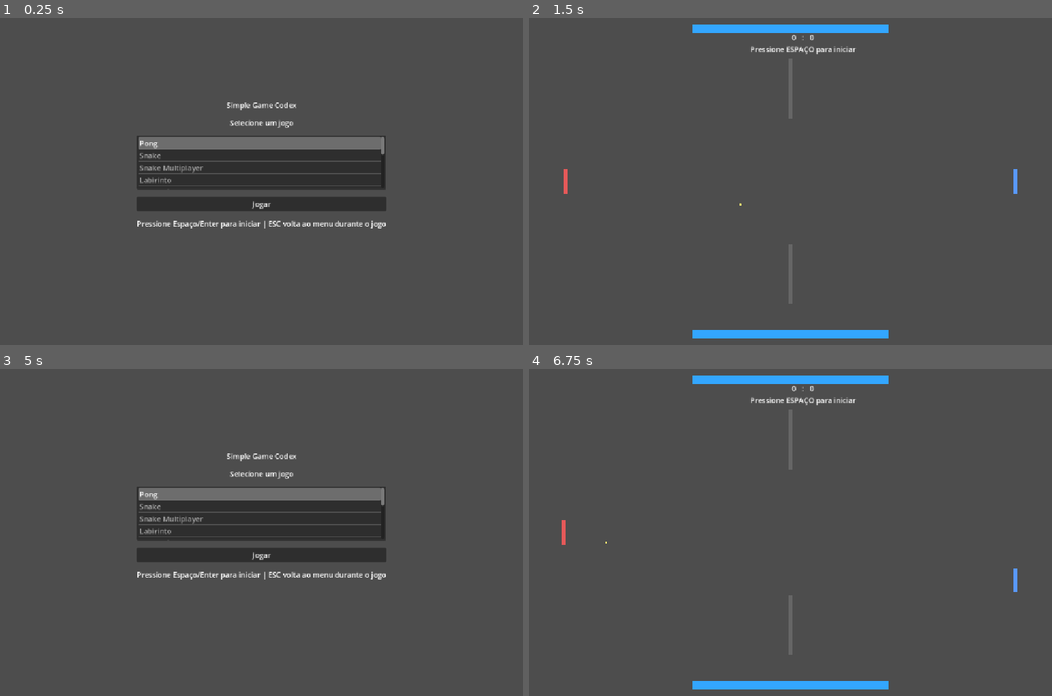
Above: before the commit, frames 1-4 (two rows, left to right).
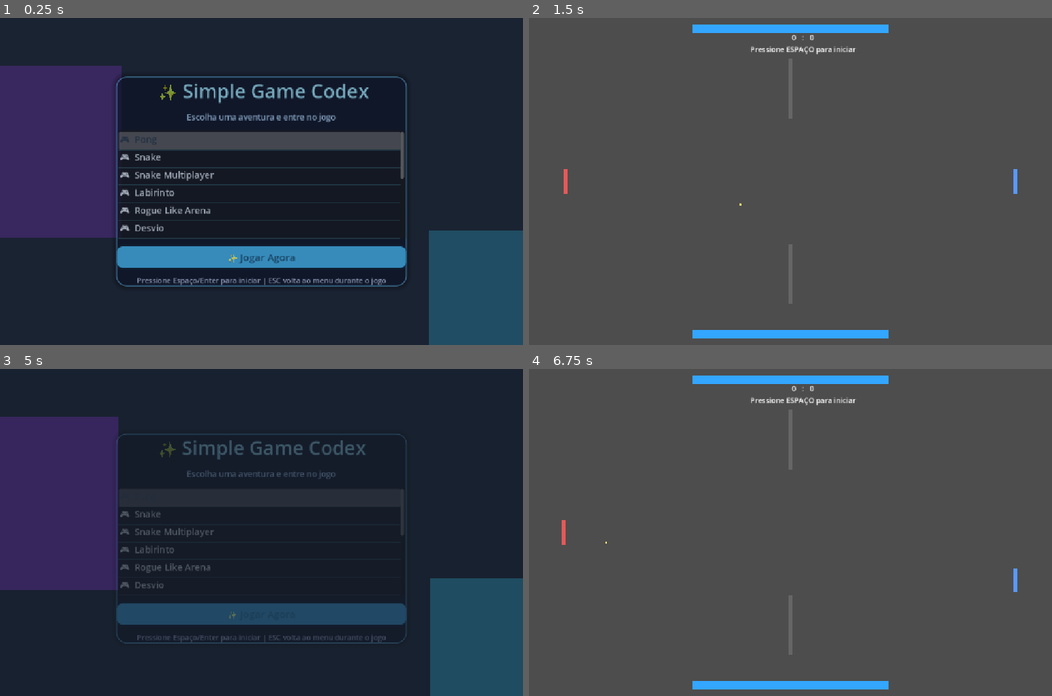
Above: after the commit, the same moments.

Repository: vmagione/Simple-games-prototypes
Game: Godot game, scene res://Scenes/Menu.tscn
Same seed, same stepped clock (60 frames per second), same inputs: the game is played once before the commit and once after it.
Inputs:
- Up to frame 1 (0.25 s): no input
- Up to frame 2 (1.5 s): click "Jogar" (after the commit: "✨ Jogar Agora") at 0.5 s; tap Space at 1.25 s; hold Right (ui_right) from 1.28 s (still down); tap A (guitar_lane_a) at 1.35 s
- Up to frame 3 (5 s): tap Enter (ui_accept) at 1.52, 2.27, 3.77, 4.52 s; tap Space every 0.75 s from 2 to 4.25 s; release Right (ui_right) at 2.03 s; hold Down (ui_down) 2.03-2.78 s; tap D (guitar_lane_d) at 2.1 s; hold Right (ui_right) 2.78-3.53 s; tap F (guitar_lane_f) at 2.85 s; hold Up (ui_up) 3.53-4.28 s; tap S (guitar_lane_s) at 3.6 s; hold Left (ui_left) from 4.28 s (still down); hold E (mine_block) from 4.28 s (still down); tap Escape (ui_cancel) at 4.9 s
- Up to frame 4 (6.75 s): release Left (ui_left) at 5 s; release E (mine_block) at 5 s; click "Jogar" (after the commit: "✨ Jogar Agora") at 5 s; tap Space at 5.75 s; hold Left (ui_left) 5.78-6.53 s; tap Q (place_block) at 5.85 s; tap Enter (ui_accept) at 6.02 s; hold Down (ui_down) from 6.53 s (still down); tap A (guitar_lane_a) at 6.6 s

The runs differ from the first frame. In frame 1, 98% of the frame differs, in the area x 0-100%, y 0-100%; in frame 2, nothing differs; in frame 3, 98%; in frame 4, nothing differs.

Commit message:
Revamp menu visuals with animated styling

Diff:
--- a/Scenes/Menu.tscn
+++ b/Scenes/Menu.tscn
@@ -11,6 +11,33 @@
 grow_vertical = 2
 script = ExtResource("1_menu")
 
+[node name="Background" type="ColorRect" parent="."]
+layout_mode = 1
+anchors_preset = 15
+anchor_right = 1.0
+anchor_bottom = 1.0
+grow_horizontal = 2
+grow_vertical = 2
+color = Color(0.08, 0.09, 0.15, 1)
+
+[node name="BlobLeft" type="ColorRect" parent="."]
+custom_minimum_size = Vector2(380, 380)
+layout_mode = 0
+offset_left = -120.0
+offset_top = 80.0
+offset_right = 260.0
+offset_bottom = 460.0
+color = Color(0.63, 0.22, 1, 0.22)
+
+[node name="BlobRight" type="ColorRect" parent="."]
+custom_minimum_size = Vector2(340, 340)
+layout_mode = 0
+offset_left = 780.0
+offset_top = 300.0
+offset_right = 1120.0
+offset_bottom = 640.0
+color = Color(0.2, 0.82, 1, 0.24)
+
 [node name="MarginContainer" type="MarginContainer" parent="."]
 layout_mode = 1
 anchors_preset = 8
@@ -18,38 +45,42 @@
 anchor_top = 0.5
 anchor_right = 0.5
 anchor_bottom = 0.5
-offset_left = -220.0
-offset_top = -180.0
-offset_right = 220.0
-offset_bottom = 180.0
+offset_left = -320.0
+offset_top = -230.0
+offset_right = 320.0
+offset_bottom = 230.0
 grow_horizontal = 2
 grow_vertical = 2
 
-[node name="VBoxContainer" type="VBoxContainer" parent="MarginContainer"]
+[node name="MenuPanel" type="PanelContainer" parent="MarginContainer"]
+layout_mode = 2
+
+[node name="VBoxContainer" type="VBoxContainer" parent="MarginContainer/MenuPanel"]
+custom_minimum_size = Vector2(560, 420)
 layout_mode = 2
 theme_override_constants/separation = 16
 
-[node name="Title" type="Label" parent="MarginContainer/VBoxContainer"]
+[node name="Title" type="Label" parent="MarginContainer/MenuPanel/VBoxContainer"]
 layout_mode = 2
-text = "Simple Game Codex"
+text = "✨ Simple Game Codex"
 horizontal_alignment = 1
 
-[node name="Subtitle" type="Label" parent="MarginContainer/VBoxContainer"]
+[node name="Subtitle" type="Label" parent="MarginContainer/MenuPanel/VBoxContainer"]
 layout_mode = 2
-text = "Selecione um jogo"
+text = "Escolha uma aventura e entre no jogo"
 horizontal_alignment = 1
 
-[node name="GameList" type="ItemList" parent="MarginContainer/VBoxContainer"]
-custom_minimum_size = Vector2(0, 120)
+[node name="GameList" type="ItemList" parent="MarginContainer/MenuPanel/VBoxContainer"]
+custom_minimum_size = Vector2(0, 240)
 layout_mode = 2
 
-[node name="PlayButton" type="Button" parent="MarginContainer/VBoxContainer"]
+[node name="PlayButton" type="Button" parent="MarginContainer/MenuPanel/VBoxContainer"]
 layout_mode = 2
 text = "Jogar"
 
-[node name="Hint" type="Label" parent="MarginContainer/VBoxContainer"]
+[node name="Hint" type="Label" parent="MarginContainer/MenuPanel/VBoxContainer"]
 layout_mode = 2
 text = "Pressione Espaço/Enter para iniciar | ESC volta ao menu durante o jogo"
 horizontal_alignment = 1
 
-[connection signal="pressed" from="MarginContainer/VBoxContainer/PlayButton" to="." method="_on_play_button_pressed"]
+[connection signal="pressed" from="MarginContainer/MenuPanel/VBoxContainer/PlayButton" to="." method="_on_play_button_pressed"]
--- a/Scripts/menu.gd
+++ b/Scripts/menu.gd
@@ -1,6 +1,16 @@
 extends Control
 
-@onready var game_list: ItemList = $MarginContainer/VBoxContainer/GameList
+@onready var background: ColorRect = $Background
+@onready var blob_left: ColorRect = $BlobLeft
+@onready var blob_right: ColorRect = $BlobRight
+@onready var menu_panel: PanelContainer = $MarginContainer/MenuPanel
+@onready var title_label: Label = $MarginContainer/MenuPanel/VBoxContainer/Title
+@onready var subtitle_label: Label = $MarginContainer/MenuPanel/VBoxContainer/Subtitle
+@onready var game_list: ItemList = $MarginContainer/MenuPanel/VBoxContainer/GameList
+@onready var play_button: Button = $MarginContainer/MenuPanel/VBoxContainer/PlayButton
+@onready var hint_label: Label = $MarginContainer/MenuPanel/VBoxContainer/Hint
+
+var _time := 0.0
 
 const GAMES := [
 	{"name": "Pong", "scene": "res://Scenes/Main.tscn"},
@@ -20,11 +30,22 @@
 ]
 
 func _ready() -> void:
-	game_list.clear()
-	for game in GAMES:
-		game_list.add_item(game["name"])
-	game_list.select(0)
+	_apply_visual_style()
+	_populate_game_list()
+	_animate_entrance()
 	game_list.item_activated.connect(_on_game_activated)
+
+func _process(delta: float) -> void:
+	_time += delta
+	var pulse := 0.5 + 0.5 * sin(_time * 1.8)
+	background.color = Color.from_hsv(0.6 + 0.06 * sin(_time * 0.25), 0.48, 0.14 + pulse * 0.08)
+
+	blob_left.position = Vector2(-120 + sin(_time * 1.1) * 30.0, 80 + cos(_time * 0.8) * 26.0)
+	blob_right.position = Vector2(size.x - 240 + cos(_time * 0.9) * 34.0, size.y - 260 + sin(_time * 1.2) * 24.0)
+
+	title_label.modulate = Color.from_hsv(0.52 + 0.04 * sin(_time * 0.7), 0.3, 1.0)
+	title_label.scale = Vector2.ONE * (1.0 + 0.025 * sin(_time * 2.8))
+	play_button.modulate = Color(1.0, 1.0, 1.0, 0.88 + 0.12 * sin(_time * 3.8))
 
 func _unhandled_input(event: InputEvent) -> void:
 	if event.is_action_pressed("ui_accept"):
@@ -36,12 +57,79 @@
 func _on_game_activated(_index: int) -> void:
 	_start_selected_game()
 
+func _populate_game_list() -> void:
+	game_list.clear()
+	for game in GAMES:
+		game_list.add_item("🎮  %s" % game["name"])
+	game_list.select(0)
+
+func _apply_visual_style() -> void:
+	var panel_style := StyleBoxFlat.new()
+	panel_style.bg_color = Color(0.06, 0.09, 0.18, 0.84)
+	panel_style.corner_radius_top_left = 22
+	panel_style.corner_radius_top_right = 22
+	panel_style.corner_radius_bottom_right = 22
+	panel_style.corner_radius_bottom_left = 22
+	panel_style.border_width_left = 2
+	panel_style.border_width_top = 2
+	panel_style.border_width_right = 2
+	panel_style.border_width_bottom = 2
+	panel_style.border_color = Color(0.41, 0.77, 1.0, 0.75)
+	panel_style.shadow_color = Color(0.0, 0.0, 0.0, 0.45)
+	panel_style.shadow_size = 12
+	menu_panel.add_theme_stylebox_override("panel", panel_style)
+
+	title_label.add_theme_font_size_override("font_size", 42)
+	title_label.add_theme_color_override("font_color", Color(0.92, 0.97, 1.0))
+	subtitle_label.add_theme_font_size_override("font_size", 18)
+	subtitle_label.add_theme_color_override("font_color", Color(0.71, 0.86, 1.0))
+	hint_label.add_theme_color_override("font_color", Color(0.72, 0.77, 0.9))
+
+	game_list.add_theme_font_size_override("font_size", 20)
+	game_list.add_theme_color_override("font_color", Color(0.9, 0.95, 1.0))
+	game_list.add_theme_color_override("font_selected_color", Color(0.08, 0.15, 0.24))
+	game_list.add_theme_color_override("selection_color", Color(0.41, 0.92, 1.0, 0.95))
+	game_list.add_theme_color_override("guide_color", Color(0.41, 0.92, 1.0, 0.2))
+
+	var button_normal := StyleBoxFlat.new()
+	button_normal.bg_color = Color(0.29, 0.76, 1.0)
+	button_normal.corner_radius_top_left = 12
+	button_normal.corner_radius_top_right = 12
+	button_normal.corner_radius_bottom_right = 12
+	button_normal.corner_radius_bottom_left = 12
+	button_normal.shadow_color = Color(0.05, 0.2, 0.32, 0.45)
+	button_normal.shadow_size = 6
+	button_normal.content_margin_left = 16
+	button_normal.content_margin_right = 16
+	button_normal.content_margin_top = 8
+	button_normal.content_margin_bottom = 8
+
+	var button_hover := button_normal.duplicate()
+	button_hover.bg_color = Color(0.46, 0.86, 1.0)
+
+	var button_pressed := button_normal.duplicate()
+	button_pressed.bg_color = Color(0.2, 0.62, 0.88)
+
+	play_button.add_theme_stylebox_override("normal", button_normal)
+	play_button.add_theme_stylebox_override("hover", button_hover)
+	play_button.add_theme_stylebox_override("pressed", button_pressed)
+	play_button.add_theme_color_override("font_color", Color(0.04, 0.11, 0.2))
+	play_button.add_theme_font_size_override("font_size", 22)
+	play_button.text = "✨ Jogar Agora"
+
+func _animate_entrance() -> void:
+	menu_panel.modulate = Color(1, 1, 1, 0)
+	menu_panel.position.y += 22
+	var tween := create_tween().set_parallel(true)
+	tween.tween_property(menu_panel, "modulate", Color.WHITE, 0.8).set_trans(Tween.TRANS_CUBIC).set_ease(Tween.EASE_OUT)
+	tween.tween_property(menu_panel, "position:y", menu_panel.position.y - 22, 0.8).set_trans(Tween.TRANS_BACK).set_ease(Tween.EASE_OUT)
+
 func _start_selected_game() -> void:
 	var selected := game_list.get_selected_items()
 	if selected.is_empty():
 		return
 
-	var selected_name := game_list.get_item_text(selected[0])
+	var selected_name := game_list.get_item_text(selected[0]).replace("🎮  ", "")
 	for game in GAMES:
 		if game["name"] == selected_name:
 			var change_error := get_tree().change_scene_to_file(game["scene"])
